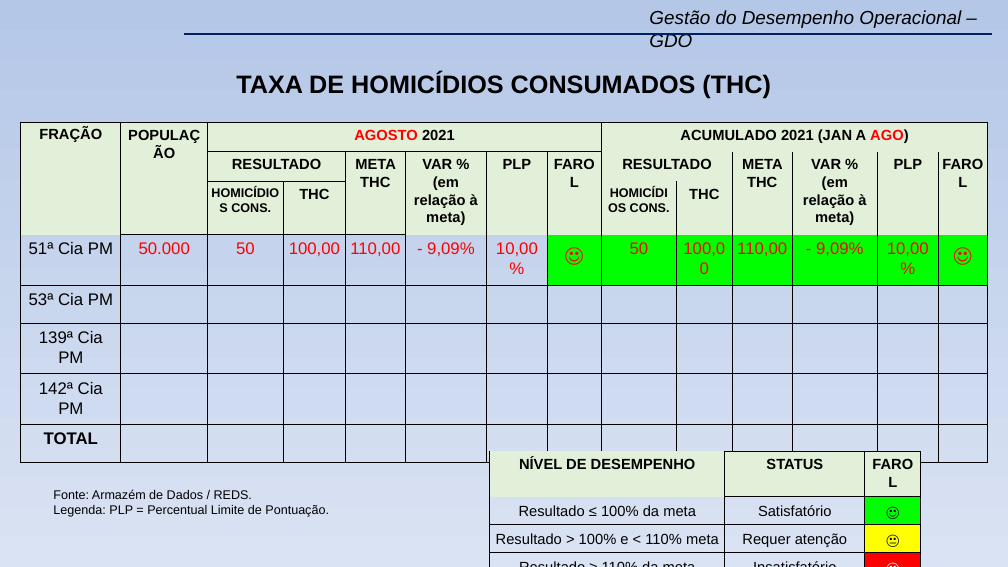
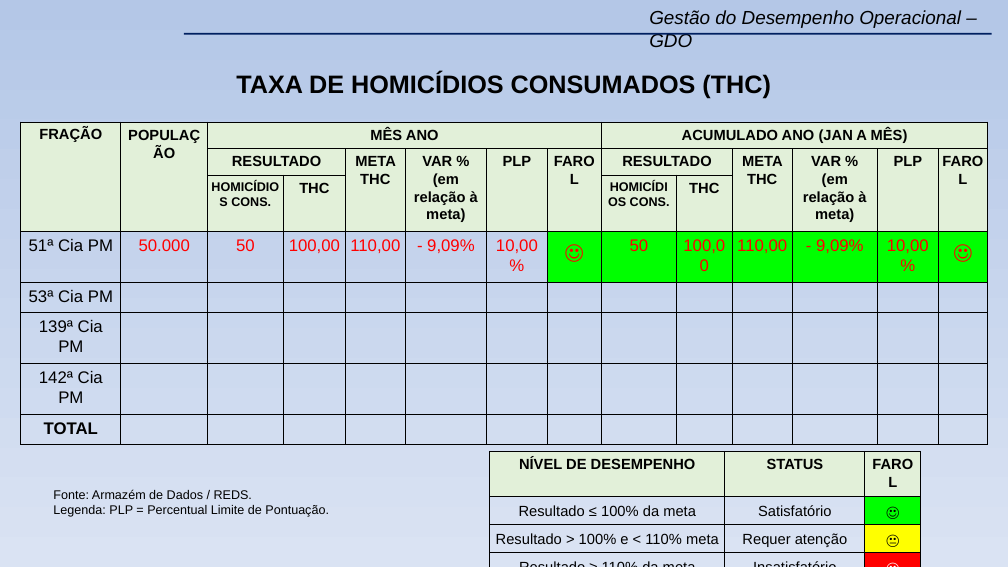
Before and after one commit to WENDEL4891/apresentacao_gdo, a slide deck: slide 6 of files/modelo_apresentacao/Modelo (Novo) GDO 23º BPM.pptx. Drawn at 1008x567 pixels with LibreOffice and Linux fonts; fonts in the diff are those of the drawing; background and template pictures are left out. Boxes give left, top, right and bottom in pixels: in the first picture for what was removed or moved away, otherwise in the second. Text is boxed around its words. In the diff, an @@ line names an element or a change of style, - is before the commit and + after.

```diff
--- a/files/modelo_apresentacao/Modelo (Novo) GDO 23º BPM.pptx
+++ b/files/modelo_apresentacao/Modelo (Novo) GDO 23º BPM.pptx
@@ table at bbox=[21, 123, 990, 439] @@
-row 1, column 3: AGOSTO 2021
+row 1, column 3: MÊS ANO
-row 1, column 9: ACUMULADO 2021 (JAN A AGO)
+row 1, column 9: ACUMULADO ANO (JAN A MÊS)
```
Also in this commit, not shown: 30 other slides changed, 6 other files.
